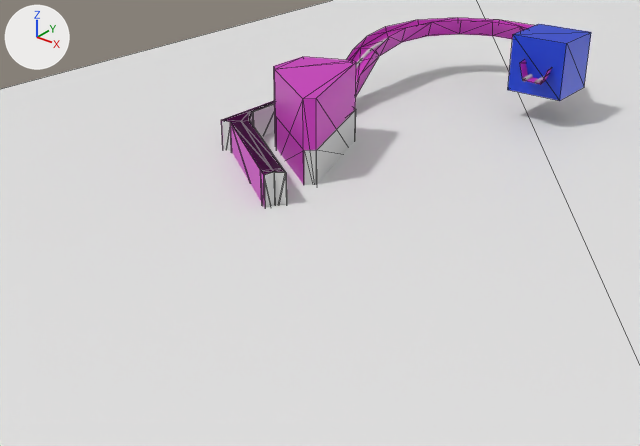
What one commit did to the COLLADA model wire_forms.dae.
Both versions are drawn from a camera (50 mm lens) standing at (10.06, -9.55, 3.72) and looking at (4.6, -2.73, -0.51). The axes (+X, +Y, +Z) are drawn at upper left. The lights are the same throughout. Mesh edges are drawn as thin lines on the coarser meshes. Where no turn or scale is listed for an object, it has been applied to the vertices.

Script lines for the objects in view, before the commit:
```python
me_cube_002 = bpy.data.meshes.new('Cube.002')
me_cube_002.from_pydata(...)  # 50 vertices, 92 faces; spans x 0.17..1.76, y -1.63..0.51, z -0.21..0.39
me_cube_002.materials.append(mat_material)  # light grey #d1d1d1
me_mesh = bpy.data.meshes.new('Mesh')
me_mesh.from_pydata(...)  # 63 vertices, 91 faces; spans x -2.31..0.44, y -3.18..0.68, z 0.0..0.8
me_mesh.materials.append(mat_invisble)  # pink #cd2cc0
me_plane = bpy.data.meshes.new('Plane')
me_plane.from_pydata([(-6.6, -9.5, 0.0), (6.6, -9.5, 0.0), (-6.6, 9.5, 0.0), (6.6, 9.5, 0.0)], [], [(1, 3, 2), (0, 1, 2)])
ob_p__ramp_physics_alt_c__convert__decimate__apply = bpy.data.objects.new('P__ramp_physics_alt_c__convert__decimate__apply', me_mesh)
ob_p__ramp_physics_alt_c__convert__decimate__apply.location = (5.306, 1.46, -0.002)
ob_plane = bpy.data.objects.new('Plane', me_plane)
ob_plane.location = (5.72, 0.081, 0.0)
ob_visual_inlane = bpy.data.objects.new('visual_inlane', me_cube_002)
ob_visual_inlane.location = (2.98, -1.988, 0.0)
# also in view: 'GHOST' at (5.52, 0.68, 0.71); 'P_left_inlane' at (3.93, -2.55, 0.37)
```
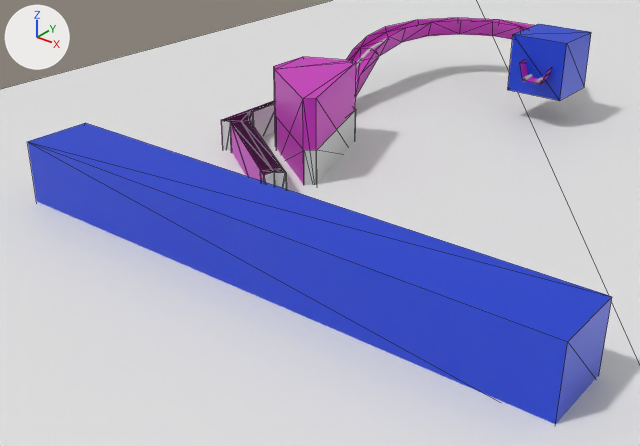
The edits, one by one:
Material 'GHOSTS_001' (mat_ghosts_001) is new.
Its base color is (0.00731, 0.0484, 0.64) (blue #153ed1).
Its roughness is 0.44.
Mesh me_cube_003 is new.
It is a box spanning x -2.81..2.83, y -0.34..0.37, z -0.33..0.38.
It uses material mat_ghosts_001 (blue #153ed1).
Object 'GHOST_RESET' (ob_ghost_reset) is new; it shows me_cube_003.
Its location is (5.521, -4.613, 0.266).

Location of each change, (x1, y1, x2, y2) in pixels of the pictures (640 x 446 px):
'GHOST_RESET', added (blue): after (28, 123, 612, 424)
